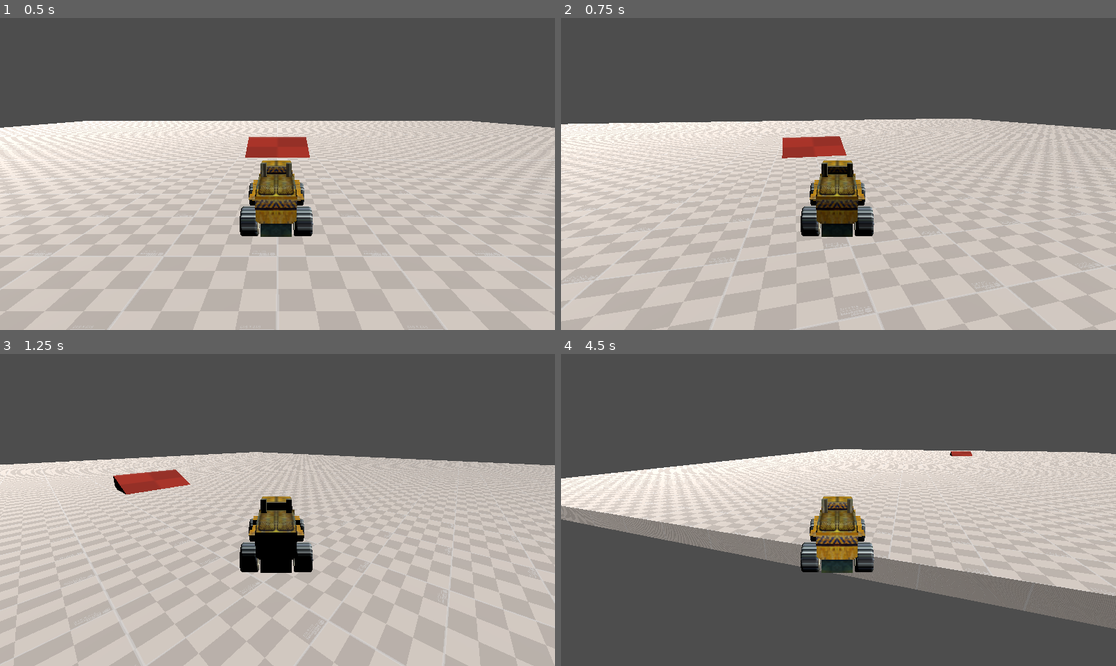
Above: before the commit, frames 1-4 (two rows, left to right).
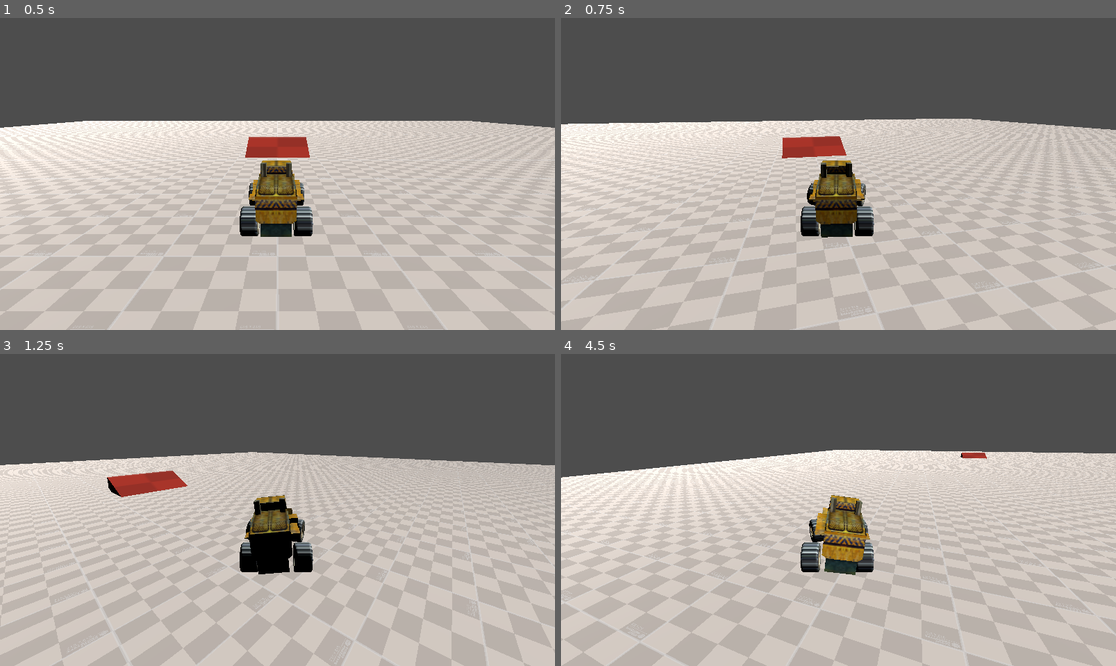
Above: after the commit, the same moments.

Repository: d-c02/bigmodejam2026
Game: Godot game, scene res://Scenes/testmap.tscn
Two runs of this game, one before a commit and one after it. Both use one fixed random seed, a clock stepped at 60 frames per second and the inputs below.
Inputs:
- Up to frame 1 (0.5 s): no input
- Up to frame 2 (0.75 s): hold D (turn_right) from 0.53 s (still down); hold S (decelerate) from 0.53 s (still down)
- Up to frame 3 (1.25 s): keep holding D (turn_right); keep holding S (decelerate); tap Space (drift) at 0.8 s
- Up to frame 4 (4.5 s): release D (turn_right) at 1.28 s; release S (decelerate) at 1.28 s; hold A (turn_left) 1.28-2.03 s; tap Space (drift) at 1.35, 2.3, 2.85, 3.8, 4.35 s; tap S (decelerate) at 1.55, 3.05 s; hold D (turn_right) 2.03-2.78 s; hold S (decelerate) 2.03-2.78 s; hold W (accelerate) 2.78-3.53 s; hold S (decelerate) 3.53-4.28 s; hold A (turn_left) from 3.53 s (still down)

Frame 1 is identical in both runs. In frame 2, 0.3% of the frame differs, in the area x 44-55%, y 45-71%; in frame 3, 14%; in frame 4, 50%, in the area x 0-100%, y 30-100%.

Commit message:
Shitty drift

Diff:
--- a/Scenes/sphere_car.gd
+++ b/Scenes/sphere_car.gd
@@ -4,6 +4,9 @@
 var acceleration = 35.0
 var steering = 19.0
 var turn_speed = 4.0
+var drift_accel = 10.5
+var drift_turn = 5.0
+
 var turn_stop_limit = 0.75
 var body_tilt = 35
 
@@ -11,10 +14,10 @@
 var turn_input = 0
 
 @onready var car_mesh = $mesh
-#@onready var body_mesh = $CarMesh/suv2
+@onready var body_mesh = $mesh/BDBody
 @onready var ground_ray = $mesh/raycast
-#@onready var right_wheel = $CarMesh/suv2/wheel_frontRight
-#@onready var left_wheel = $CarMesh/suv2/wheel_frontLeft
+@onready var right_wheel = $mesh/FWR
+@onready var left_wheel = $mesh/FWL
 
 func _ready():
 	ground_ray.add_exception(self)
@@ -27,18 +30,26 @@
 func _process(delta):
 	if not ground_ray.is_colliding():
 		return
-	speed_input = Input.get_axis("decelerate", "accelerate") * acceleration
+
+	var cur_turn_speed = turn_speed
+	var cur_accel = acceleration
+
+	if (Input.is_action_pressed("drift")):
+		cur_turn_speed = drift_turn
+		cur_accel = drift_accel
+
+	speed_input = Input.get_axis("decelerate", "accelerate") * cur_accel
 	turn_input = Input.get_axis("turn_right", "turn_left") * deg_to_rad(steering)
-	#right_wheel.rotation.y = turn_input
-	#left_wheel.rotation.y = turn_input
+	right_wheel.rotation.y = turn_input
+	left_wheel.rotation.y = turn_input
 
 	if linear_velocity.length() > turn_stop_limit:
 		var new_basis = car_mesh.global_transform.basis.rotated(car_mesh.global_transform.basis.y.normalized(), turn_input)
 
-		car_mesh.global_transform.basis = car_mesh.global_transform.basis.slerp(new_basis, turn_speed * delta)
+		car_mesh.global_transform.basis = car_mesh.global_transform.basis.slerp(new_basis, cur_turn_speed * delta)
 		car_mesh.global_transform = car_mesh.global_transform.orthonormalized()
 		var t = -turn_input * linear_velocity.length() / body_tilt
-		#body_mesh.rotation.z = lerp(body_mesh.rotation.z, t, 5.0 * delta)
+		body_mesh.rotation.z = lerp(body_mesh.rotation.z, t, 5.0 * delta)
 		if ground_ray.is_colliding():
 			var n = ground_ray.get_collision_normal()
 			var xform = align_with_y(car_mesh.global_transform, n)
--- a/Scenes/testmap.tscn
+++ b/Scenes/testmap.tscn
@@ -49,4 +49,4 @@
 mesh = SubResource("BoxMesh_4bv8r")
 surface_material_override/0 = SubResource("StandardMaterial3D_sl5l8")
 
-[node name="SphereCar" parent="." unique_id=452002719 instance=ExtResource("3_8pf2f")]
+[node name="SphereCar" parent="." unique_id=251565420 instance=ExtResource("3_8pf2f")]
